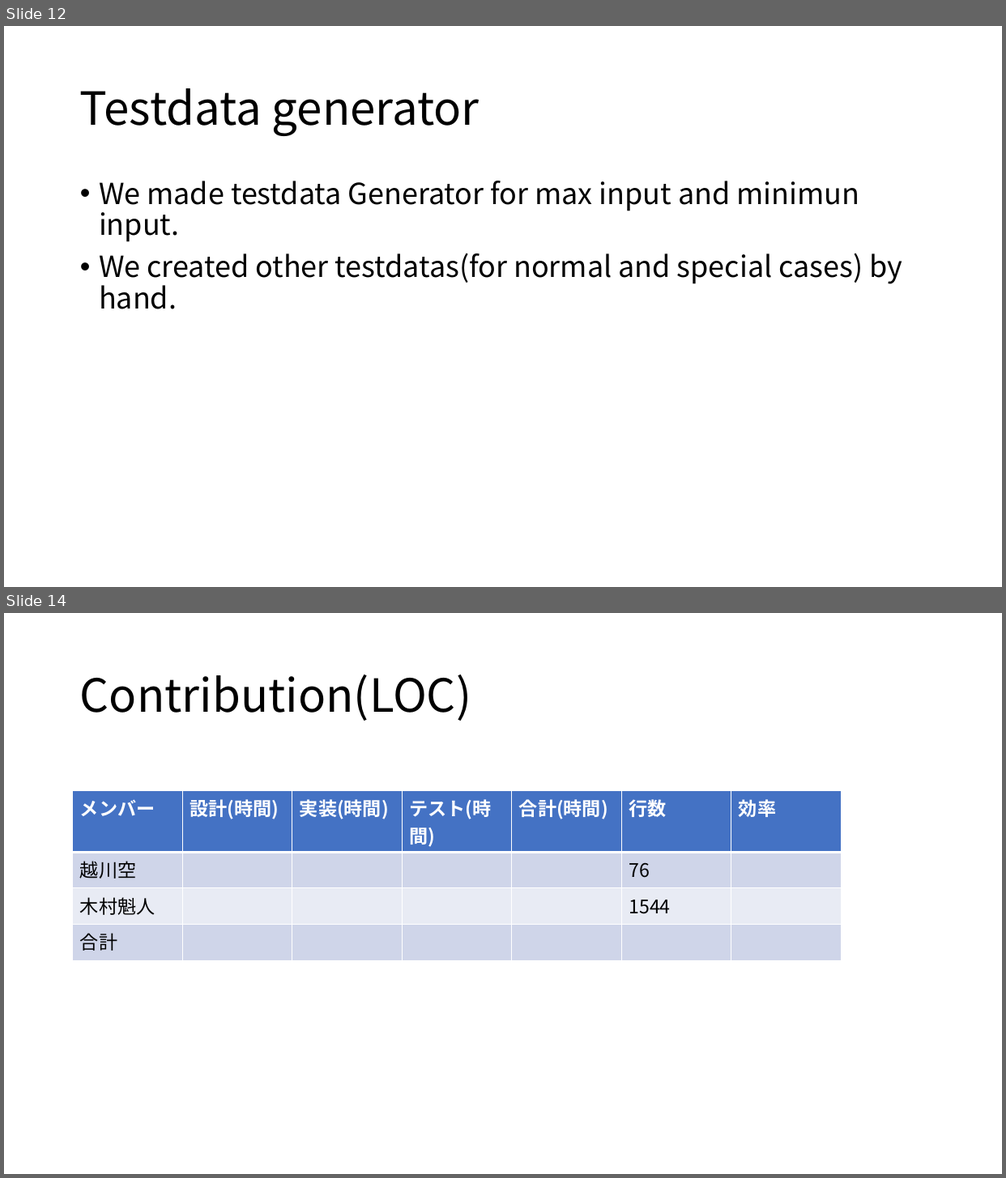
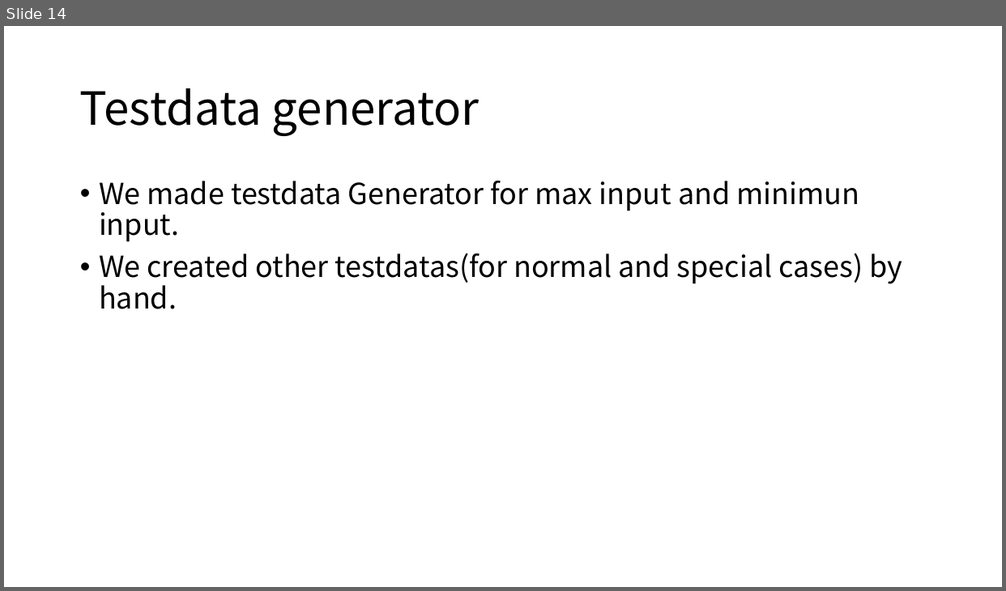
Before and after one commit to ie03-aizu-2019/ie03project-skys, a slide deck: Reports/final.pptx. Shown one above the other, each under a label of ours: slides 12 and 14 before the commit, slide 14 after it; the slides between them are not shown. The pictures are 1006x1178 and 1006x591 pixels, drawn with LibreOffice and Linux fonts; fonts in the diff are those of the drawing. Boxes give left, top, right and bottom in pixels: in the first picture for what was removed or moved away, otherwise in the second. Text is boxed around its words. In the diff, an @@ line names an element or a change of style, - is before the commit and + after.

```diff
--- a/Reports/final.pptx
+++ b/Reports/final.pptx
@@ slide 14 removed at (4, 613, 1002, 1174), background #FFFFFF @@
@@ title removed at (80, 675, 471, 721) @@
-Contribution(LOC)
@@ table removed at (73, 790, 843, 954), 4 rows, 7 columns @@
-メンバー | 設計(時間) | 実装(時間) | テスト(時間) | 合計(時間) | 行数 | 効率
-越川空 |  |  |  |  | 76 | 
-木村魁人 |  |  |  |  | 1544 | 
-合計 |  |  |  |  |  | 
@@ what was slide 12 is now slide 14 @@
```
Also in this commit, not shown: 6 slides changed, 4 slides added, 2 other slides removed, 4 other files.
